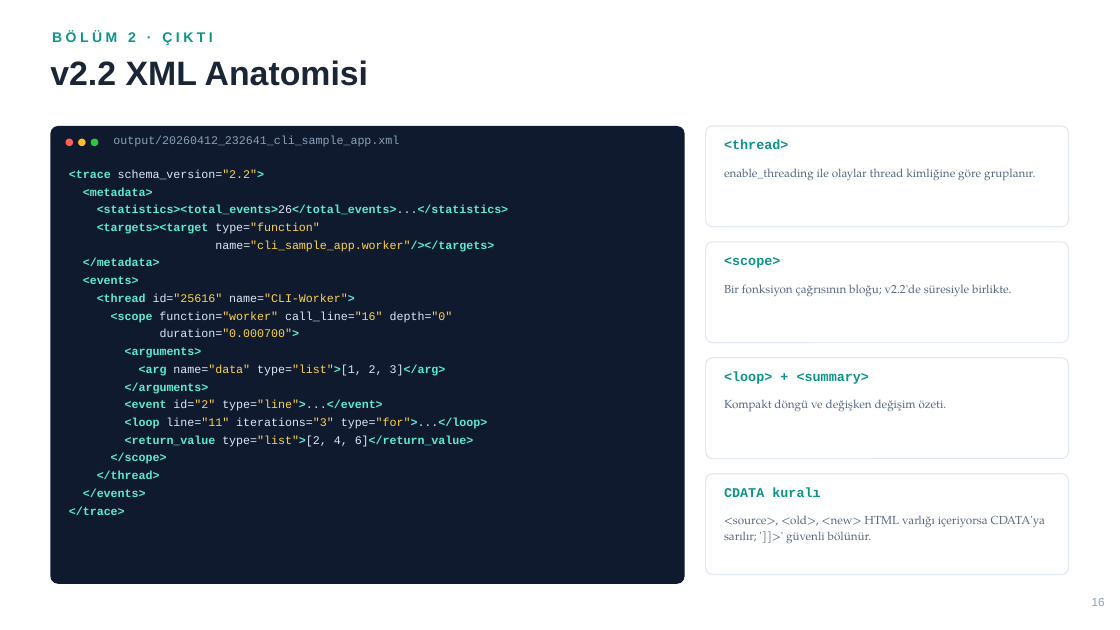
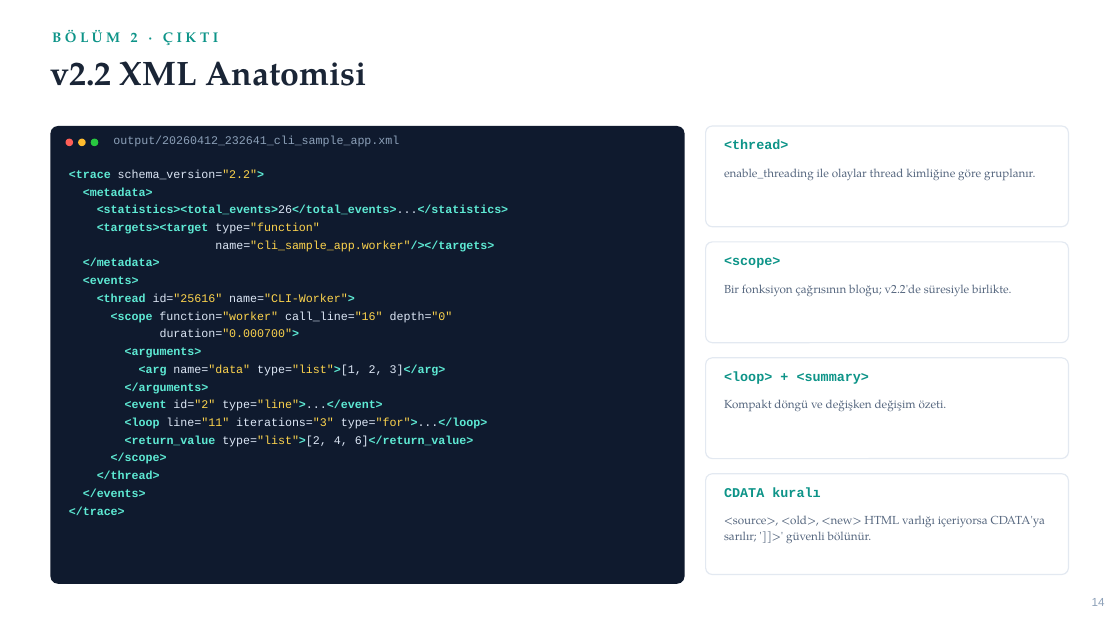
Before and after one commit to BitnetTR/focustracer, a slide deck: slide 15 of docs/FocusTracer_Sunum.pptx (slide 16 before the commit). Drawn at 1120x630 pixels with LibreOffice and Linux fonts; fonts in the diff are those of the drawing. Boxes give left, top, right and bottom in pixels: in the first picture for what was removed or moved away, otherwise in the second. Text is boxed around its words. In the diff, an @@ line names an element or a change of style, - is before the commit and + after.

```diff
--- a/docs/FocusTracer_Sunum.pptx
+++ b/docs/FocusTracer_Sunum.pptx
@@ text "BÖLÜM 2 · ÇIKTI" at [52,30,218,45]: font Arial to TeX Gyre Pagella @@
@@ text "v2.2 XML Anatomisi" at [50,61,367,86]: font Arial to TeX Gyre Pagella @@
@@ text at [1092,598,1105,606]: text changed @@
-16
+14
```
Also in this commit, not shown: 21 other slides changed, 1 slide added, 4 slides removed, 1 other file.
